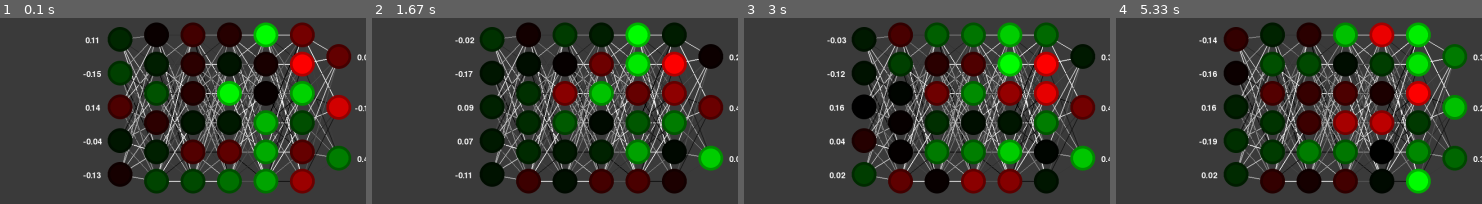
Above: before the commit, frames 1-4 (left to right).
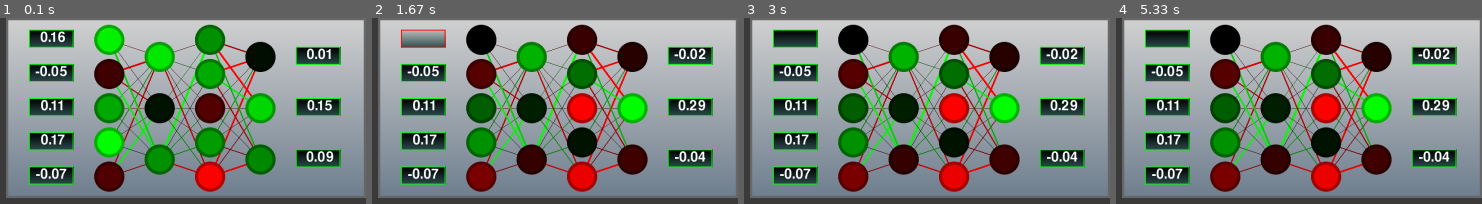
Above: after the commit, the same moments.

Repository: jakub530/PyGame-Neural-Net
Game: pygame game, started from node_vis.py
The game is run twice, just before and just after one commit, with the same random seed, the same clock (stepped at 60 frames per second) and the same inputs.
Inputs (mouse positions are in pixels of both pictures, inside the frame that each line leads up to):
- Up to frame 1 (0.1 s): no input
- Up to frame 2 (1.67 s): click (423, 38) at 0.38 s, where only the run after the commit has a clickable "0.16"; tap Enter at 0.67 s; click (423, 38) at 1.6 s, where only the run after the commit has a clickable "0.00"
- Up to frame 3 (3 s): click (outside the picture) at 1.93 s; click (795, 38) at 2.27 s; click (outside the picture) at 2.6 s
- Up to frame 4 (5.33 s): no input

The runs differ from the first frame. In frame 1, 92% of the frame differs, in the area x 1-100%, y 0-97%; in frame 2, 92%; in frame 3, 92%; in frame 4, 92%.

Commit message:
"Working version of simple visualization"

Diff:
--- /dev/null
+++ b/misc_lib.py
@@ -0,0 +1,16 @@
+def generate_value():
+    return random.random()
+
+def mock_values(inp, hidden, output, rand = False):
+    layers = [inp, *hidden, output]
+    values = []
+    for layer_ind in range(len(layers)-1):
+        tmp_val_mid = []
+        for prev_ind in range(layers[layer_ind]):
+            tmp_val_bot = []
+            for next_ind in range(layers[layer_ind+1]):
+                val = generate_value()
+                tmp_val_bot.append(val)
+            tmp_val_mid.append(tmp_val_bot)
+        values.append(tmp_val_mid)
+    return values
--- a/nn_lib.py
+++ b/nn_lib.py
@@ -63,8 +63,10 @@
             node.modify_weights()
 
 class nn:
-    def __init__(self, h_layers, inputs, outputs):
+    def __init__(self, h_layers, inputs, outputs, init_weights):
         self.init_layers(h_layers, inputs, outputs, layer)
+        if init_weights:
+            self.init_weights()
 
     def init_layers(self, h_layers, inputs, outputs, layer_type):
         self.layers = [layer_type(inputs)]
--- a/node_vis.py
+++ b/node_vis.py
@@ -20,27 +20,38 @@
     return color * mult
 
 
+
 class node_vis(nn_lib.node):
     def __init__(self):
         self.val =  random.random() - 0.5
         #self.val = -1
 
-    def set_pos(self,pos):
+    def set_pos(self,pos,offset):
         self.pos = pos
+        self.trans_pos = offset + self.pos
 
     def set_size(self, diameter):
         self.radius = int(diameter/2)
 
-    def draw_node(self, offset, min_val, max_val, surface):
-        self.trans_pos = offset + self.pos
+    def draw_node(self, offset, min_val, max_val, surface, img, color_img):
+
         self.color = set_color(self.val, min_val, max_val)
-        self.draw_circles(surface)
-
-    def draw_circles(self, surface):
+        self.draw_circles_pygame(surface)
+        #self.draw_circles_import(surface, img, color_img)
+
+    def draw_circles_pygame(self, surface):
         self.draw_circle(surface,self.radius,transform_color(self.color))
         radius_mult = 0.8
         self.draw_circle(surface,int(self.radius * radius_mult),self.color)
 
+    def draw_circles_import(self, surface, img, color_img):
+        new_img = img.copy()
+
+        color_img.fill(self.color)
+        new_img.blit(color_img, (0,0), special_flags = pygame.BLEND_RGBA_MULT)
+
+        surface.blit(new_img, self.trans_pos-np.array([self.radius,self.radius]))
+
     def draw_circle(self, surface, radius, color):
         gfxdraw.aacircle(surface, *self.trans_pos, radius, color)
         gfxdraw.filled_circle(surface, *self.trans_pos, radius, color)
@@ -55,152 +66,254 @@
         for ind in range(self.size):
             self.nodes.append(node_vis())
 
-    def set_pos(self, box_dim, gaps, node_size, h_pos):
-        v_gap = int((box_dim[1] - (self.size) * node_size) / (self.size + 1) )
-        v_pos = [v_gap + (v_gap + node_size) * i for i in range(self.size)]
+    def set_pos(self, node_size, h_pos, v_pos, offset):
 
         for ind, pos in enumerate(v_pos):
-            self.nodes[ind].set_pos(np.array([h_pos, pos]))
+            self.nodes[ind].set_pos(np.array([h_pos, pos]), offset)
             self.nodes[ind].set_size(node_size)
 
-    def draw_layer(self, offset, min_val, max_val, surface):
+    def draw_layer(self, offset, min_val, max_val, surface, img, color_img):
         for node in self.nodes:
-            node.draw_node(offset, min_val, max_val, surface)
+            node.draw_node(offset, min_val, max_val, surface, img, color_img)
 
 class nn_vis(nn_lib.nn):
-    def __init__(self, surface, h_layers, inputs, outputs, box_dim = (600,400), gaps = (10,10)):
+    def __init__(self, surface, h_layers, inputs, outputs, offset, text_boxes, box_dim = (600,400),gaps = (10,10), path = 'Graphics/Node_Grad_2.png'):
         self.surface = surface
+        self.offset = offset
         self.init_layers(h_layers, inputs, outputs, layer_vis)
         self.calculate_grid(box_dim, gaps)
+        self.init_graphics(path)
+        self.setup_text_boxes(text_boxes)
+
+    def update_and_draw(self, txt_boxes, values, event_flag, mock_val):
+        self.set_node_val(values)
+        self.draw_connections(mock_val)
+        self.draw_nodes(offset)
+        self.update_txt_values(txt_boxes, event_flag)
+
 
     def init_layers(self, h_layers, inputs, outputs, layer_type):
         super().init_layers(h_layers, inputs, outputs, layer_type)
 
-    def calculate_grid(self, box_dim, gaps):
-        max_v = int((box_dim[0] - (self.layer_number + 1) * gaps[0]) / self.layer_number )
-        self.max_layer = max(self.layers[i].size for i in range(self.layer_number))
-        max_h = int((box_dim[1] - (self.max_layer + 1) * gaps[1]) / self.max_layer )
+    def init_graphics(self, path):
+        node_img = pygame.image.load(path)
+        self.node_img = pygame.transform.scale(node_img,(self.node_size,self.node_size))
+        self.color_img = pygame.Surface(node_img.get_size()).convert_alpha()
+
+    def calculate_max_size(self, box_dim, gap, frame, inst, txt_box_mult = 0, txt_box_num = 0):
+        full_space = box_dim
+        framed_space = box_dim - 2 * frame
+        space_after_gaps = framed_space - gap * (inst + 1 + txt_box_num) #due to 2 textboxes present
+        max_size = int(space_after_gaps / (inst + txt_box_num * txt_box_mult)) # Assumptiopn that each text box takes 1.5 x node space
+        return max_size
+
+    def calculate_gap(self, dim, size, inst, frame, txt_box_mult = 0, txt_box_num = 0):
+        available_space = dim - size * inst - size * txt_box_mult * txt_box_num - 2 * frame
+        gap = int(available_space / (inst + txt_box_num + 1))
+        return gap
+
+    def calculate_node_h_pos(self, size, gap, inst, frame, txt_box_mult):
+        #calculates centres of the circles
+        start_offset =  int(frame + 2 * gap + size * (0.5 + txt_box_mult)) # offset by txt_box and radius of circle
+        h_pos = [start_offset + i * (gap + size) for i in range(inst)]
+        return h_pos
+
+    def calibrate_font(self, txt_box_mult, size):
+        font_size = 1
+        mock_text = "-0.30"
+        while(1):
+            font = pygame.font.Font(None, font_size)
+            txt_surface = font.render(mock_text, True, pygame.Color("white"))
+            #print(str(txt_surface.get_width()) + str(txt_surface.get_height()))
+            if txt_surface.get_width() > txt_box_mult * size or (20 + txt_surface.get_height()) > size * 0.8:
+                self.font_size = font_size
+                self.txt_field_size = (txt_surface.get_width() + 10 , txt_surface.get_height() + 10)
+                return
+            else:
+                font_size += 1
+
+    def calculate_txt_pos(self, frame, box_dim):
+        self.txt_s_h_pos = frame + self.h_gap # tenatively for now
+        self.txt_s_v_pos = []
+        for v_pos in self.v_pos[0]:
+            tmp_v_pos = v_pos - self.txt_field_size[1] / 2
+            self.txt_s_v_pos.append(tmp_v_pos)
+
+        self.txt_e_h_pos = self.h_pos[-1] + self.h_gap + self.node_size/2
+        self.txt_e_v_pos = []
+        for v_pos in self.v_pos[-1]:
+            tmp_v_pos = v_pos - self.txt_field_size[1] / 2
+            self.txt_e_v_pos.append(tmp_v_pos)
+
+        return
+
+    def calculate_grid(self, box_dim, gaps, frame = 5, txt_box_mult = 1.5, txt_box_num = 2):
+        self.largest_layer = max(self.layers[i].size for i in range(self.layer_number))
+        max_h = self.calculate_max_size(box_dim[0], gaps[0], frame, self.layer_number, txt_box_mult, txt_box_num)
+        max_v = self.calculate_max_size(box_dim[1], gaps[1], frame, self.largest_layer)
+
         self.node_size = min(max_v, max_h)
 
-        h_gap = int((box_dim[0] - (self.layer_number) * self.node_size) / (self.layer_number + 1) )
-        h_pos = [h_gap + (h_gap + self.node_size) * i for i in range(self.layer_number)]
+        self.h_gap = self.calculate_gap(box_dim[0], self.node_size, self.layer_number, frame, txt_box_mult, txt_box_num)
+        self.h_pos = self.calculate_node_h_pos(self.node_size, self.h_gap, self.layer_number, frame, txt_box_mult)
+
+        self.v_gap = []
+        self.v_pos = []
+        for layer in self.layers:
+            self.v_gap.append(self.calculate_gap(box_dim[1], self.node_size, layer.size, frame))
+            l_pos = []
+            for ind in range(len(layer.nodes)):
+                l_pos.append(int(frame + self.v_gap[-1] + self.node_size * 0.5 + ind * (self.v_gap[-1] + self.node_size)))
+            self.v_pos.append(l_pos.copy())
+        print("done")
+
+        self.calibrate_font(txt_box_mult, self.node_size)
+        self.calculate_txt_pos(frame, box_dim)
 
         for ind, layer in enumerate(self.layers):
-            layer.set_pos(box_dim, gaps, self.node_size, h_pos[ind])
+            layer.set_pos(self.node_size, self.h_pos[ind], self.v_pos[ind], self.offset)
 
     def normalize_values(self):
         min_val = min(self.layers[i].nodes[j].val for i in range(self.layer_number) for j in range(self.layers[i].size))
         min_val = abs(min(min_val, -0.0001))
+        self.min_val = min_val
         max_val = max(self.layers[i].nodes[j].val for i in range(self.layer_number) for j in range(self.layers[i].size))
         max_val = abs(max(max_val, 0.0001))
+        self.max_val = max_val
         return min_val, max_val
 
     def draw_nodes(self, offset):
-        offset = np.array(offset) + int(self.node_size / 2)
+        self.offset = np.array(offset)
         min_val, max_val = self.normalize_values()
         for layer in self.layers:
-            layer.draw_layer(offset, min_val, max_val, self.surface)
-
-    def draw_line(self, prev_node, next_node, val):
+            layer.draw_layer(self.offset, min_val, max_val, self.surface, self.node_img, self.color_img)
+
+    def draw_line(self, prev_node, next_node, val, min_weight, max_weight):
         x = np.array(prev_node.trans_pos)
-
-        new_color = (np.array([1,1,1]) * val * 255)
-
-        pygame.draw.line(self.surface, new_color.astype(int), prev_node.trans_pos, next_node.trans_pos, 2)
-
-
-    def draw_connections(self, mock_val):
+        if val > 0:
+            maximum = max_weight
+            base_color = np.array([0,1,0,0])
+        else:
+            maximum = abs(min_weight)
+            base_color = np.array([1,0,0,0])
+            val = abs(val)
+        max_thickness = 5
+        thick = max(int(max_thickness * val/maximum), 1)
+        color = base_color * int(255 * (val/maximum))
+
+        #new_color = (np.array([1,1,1]) * abs(val) * 255)
+
+        pygame.draw.line(self.surface, color, prev_node.trans_pos, next_node.trans_pos, thick)
+
+
+    def draw_connections(self, weights):
+        min_weight = min(weights[i][j][k] for i in range(len(weights)) for j in range(len(weights[i])) for k in range(len(weights[i][j])))
+        max_weight = max(weights[i][j][k] for i in range(len(weights)) for j in range(len(weights[i])) for k in range(len(weights[i][j])))
+
         for ind in range(self.layer_number-1):
-            for prev_node_ind, prev_node in enumerate(self.layers[ind].nodes):
-                for next_node_ind, next_node in enumerate(self.layers[ind+1].nodes):
-                    val = mock_val[ind][prev_node_ind][next_node_ind]
-                    self.draw_line(prev_node, next_node, val)
+            for next_node_ind, next_node in enumerate(self.layers[ind+1].nodes):
+                for prev_node_ind, prev_node in enumerate(self.layers[ind].nodes):
+                    val = weights[ind][next_node_ind][prev_node_ind]
+                    self.draw_line(prev_node, next_node, val, min_weight, max_weight)
 
     def set_node_val(self, inp):
         for layer_ind,layer in enumerate(self.layers):
             for node_ind,node in enumerate(layer.nodes):
                 node.val = inp[layer_ind][node_ind]
 
-    def display_values(self):
-        font = pygame.font.Font(None, int(self.node_size/2))
-        text_offset_s = np.array([ -int(self.node_size*3/2), -int(self.node_size/8)])
-        text_offset_e = np.array([  int(self.node_size*2/3), -int(self.node_size/8)])
-
-        for node in self.layers[0].nodes:
+    def format_text(self, text):
+        if text[0]!="-":
+            text = " " + text
+        while(len(text)<5):
+            text = text + "0"
+        return text
+
+    def update_txt_values(self, all_text_boxes, event_flag):
+        if event_flag == True:
+            for ind, node in enumerate(self.layers[0].nodes):
+                text = str(np.around(node.val,2))
+                text = self.format_text(text)
+                all_text_boxes.elems["input_"+str(ind)].update_text(text)
+
+            for ind, node in enumerate(self.layers[-1].nodes):
+                text = str(np.around(node.val,2))
+                text = self.format_text(text)
+                all_text_boxes.elems["output_"+str(ind)].update_text(text)
+
+    def update_inputs(self, all_text_boxes, event_flag, inputs):
+        if(event_flag == True):
+            inputs = []
+            for ind, node in enumerate(self.layers[0].nodes):
+                txtbox_value = all_text_boxes.get_texbox_value("input_"+str(ind))
+                try:
+                    node.val = float(txtbox_value)
+                except:
+                    node.val = 0
+                inputs.append(node.val)
+        return np.array(inputs)
+
+
+    def setup_text_boxes(self, all_text_boxes):
+        for ind, node in enumerate(self.layers[0].nodes):
             text = str(np.around(node.val,2))
-            if text[0]!="-":
-                text = " " + text
-
-            txt_surface = font.render(text, True, (255,255,255))
-            screen.blit(txt_surface, node.trans_pos+text_offset_s)
-
-        for node in self.layers[-1].nodes:
+            text = self.format_text(text)
+            pos = np.array([self.txt_s_h_pos, self.txt_s_v_pos[ind]]) + self.offset
+            all_text_boxes.add_box(pos, "input_"+str(ind), text = text, font_size = self.font_size, min_width = self.node_size * 1.5)
+
+        for ind, node in enumerate(self.layers[-1].nodes):
             text = str(np.around(node.val,2))
-            if text[0]!="-":
-                text = " " + text
-            txt_surface = font.render(text, True, (255,255,255))
-            screen.blit(txt_surface, node.trans_pos+text_offset_e)
-
-
-
-def generate_value():
-    return random.random()
-
-def mock_values(inp, hidden, output, rand = False):
-    layers = [inp, *hidden, output]
-    values = []
-    for layer_ind in range(len(layers)-1):
-        tmp_val_mid = []
-        for prev_ind in range(layers[layer_ind]):
-            tmp_val_bot = []
-            for next_ind in range(layers[layer_ind+1]):
-                val = generate_value()
-                tmp_val_bot.append(val)
-            tmp_val_mid.append(tmp_val_bot)
-        values.append(tmp_val_mid)
-    return values
+            text = self.format_text(text)
+            pos = np.array([self.txt_e_h_pos, self.txt_e_v_pos[ind]]) + self.offset
+            all_text_boxes.add_box((pos), "output_"+str(ind), text = text, font_size = self.font_size, min_width = self.node_size * 1.5, interact = False )
+
+
+def draw_others(surface, size, box_dim):
+    rect = pygame.Rect(size[0]-box_dim[0],0,box_dim[0],box_dim[1])
+    pygame_lib.fill_gradient(surface, pygame.Color("lightgray"), pygame.Color("slategray"), rect)
+    pygame.draw.rect(surface, pygame.Color("dimgray"),rect,5)
 
 
 if __name__ == "__main__":
     size = (2000, 1000)
-    box_dim = (600, 400)
+    box_dim = (800, 400)
+
+    screen, clock  = pygame_lib.init_pygame(size)
     offset = (size[0]-box_dim[0], 0)
 
-    inputs = 5
-    hidden_layers = [6,6,6,6,6]
+    input_number = 5
+    hidden_layers = [3,5]
     outputs = 3
-
-    screen, clock  = pygame_lib.init_pygame(size)
-    my_nn = nn_lib.nn(hidden_layers, inputs, outputs)
-    my_nn.init_weights()
-    my_nn_vis = nn_vis(screen, hidden_layers, inputs,outputs , box_dim)
-
-
-
-    mock_val = mock_values(inputs, hidden_layers, outputs)
-    print("Test")
-    my_nn_vis.draw_nodes(offset)
+    inputs = np.random.uniform(-0.2,0.2,input_number)
+
+    my_nn = nn_lib.nn(hidden_layers, input_number, outputs, True)
+
+    all_text_boxes = pygame_lib.text_boxes(default_centre_text = True)
+    my_nn_vis = nn_vis(screen, hidden_layers, input_number,outputs , offset ,all_text_boxes, box_dim)
+
+    weights = my_nn.extract_weights()
 
     break_flag = False
-
+    event_flag = False
+    start_flag = True
     while 1:
         t = clock.tick(120)
-        print(t)
+        #print(t)
         for event in pygame.event.get():
             if event.type == pygame.QUIT:
                 break_flag = True
                 pygame.quit()
+            event_flag = all_text_boxes.check_events(event)
 
         if(break_flag):
             break
 
         screen.fill((60,60,60 ))
-        output, all_values = my_nn.calculate_output(np.random.uniform(-0.2,0.2,inputs))
-        my_nn_vis.draw_connections(mock_val)
-        my_nn_vis.draw_nodes(offset)
-        my_nn_vis.set_node_val(all_values)
-
-        my_nn_vis.display_values()
-
-        #pygame.draw.circle(screen, pygame_lib.color.GREEN.value , [100,100],10)
+        draw_others(screen,size,box_dim)
+
+        inputs = my_nn_vis.update_inputs(all_text_boxes, event_flag, inputs)
+        output, all_values = my_nn.calculate_output(inputs)
+        my_nn_vis.update_and_draw(all_text_boxes, all_values, event_flag or start_flag, weights)
+
+        all_text_boxes.display_boxes(screen)
         pygame.display.flip()
+        start_flag = False
--- a/pygame_lib.py
+++ b/pygame_lib.py
@@ -75,6 +75,7 @@
         self.match_size = params["match_size"]
         self.default_size = params["size"]
         self.min_width = params["min_width"]
+        self.centre_text = params["centre_text"]
         self.active = False
         self.interact = params["interact"]
         self.find_height()
@@ -105,16 +106,21 @@
         self.text = new_text
         self.txt_surface = self.font.render(self.text, True, self.colors.colors["text_c"][self.get_active()])
         self.set_box()
+        self.set_text_loc()
 
     def change_active(self, new_state):
         self.active = new_state
         self.update_text(self.text)
 
     def set_text_loc(self):
-        self.text_loc = (self.rect.x + self.gap, self.rect.y + self.gap)
+        if self.centre_text == False:
+            self.text_loc = (self.rect.x + self.gap, self.rect.y + self.gap)
+        else:
+            free_space_x = self.width - self.txt_surface.get_width()
+            free_space_y = self.height - self.txt_surface.get_height()
+            self.text_loc = (self.rect.x + int(free_space_x/2), self.rect.y + int(free_space_y/2))
 
     def display_elem(self, screen):
-
         if self.use_background:
             if self.use_gradient:
                 fill_gradient(screen, self.colors.colors["background_c"][self.get_active()], self.colors.colors["gradient_c"][self.get_active()], self.rect)
@@ -138,6 +144,7 @@
         self.default_min_width = 200
         self.default_text = ""
         self.default_interact = True
+        self.default_centre_text = False
 
         for elem in vars(self):
             if elem in kwargs:
@@ -200,14 +207,17 @@
                     if input_box.rect.collidepoint(event.pos):
                         # Toggle the active variable.
                         input_box.change_active(not input_box.active)
+                        input_box.update_text("")
                     else:
                         input_box.change_active(False)
         if event.type == pg.KEYDOWN:
             for input_box in self.elems.values():
                 if input_box.active:
                     if event.key == pg.K_RETURN:
-                        print(input_box.text)
-                        input_box.update_text('')
+                        #print(input_box.text)
+                        #input_box.update_text('')
+                        input_box.active = False
+                        return True
                     elif event.key == pg.K_BACKSPACE:
                         input_box.update_text(input_box.text[:-1])
                     else:
@@ -219,15 +229,9 @@
 
     def get_texbox_value(self, key):
         if key in self.elems:
-            return self.boxes[key].text
-        else:
-            print("Box with identifier {key} not found".format(key = key))
-
-
-
-
-
-
+            return self.elems[key].text
+        else:
+            print("TextBox with identifier {key} not found".format(key = key))
 
 
 class button(UI_elem):
Binary file added: Graphics/Node_Grad.png
Binary file added: Graphics/Node_Grad_2.png
Not shown, added: Graphics/Node_Gradient.svg
Not shown, added: Graphics/Node_Gradient_2.svg
Binary file added: Graphics/path201.png
